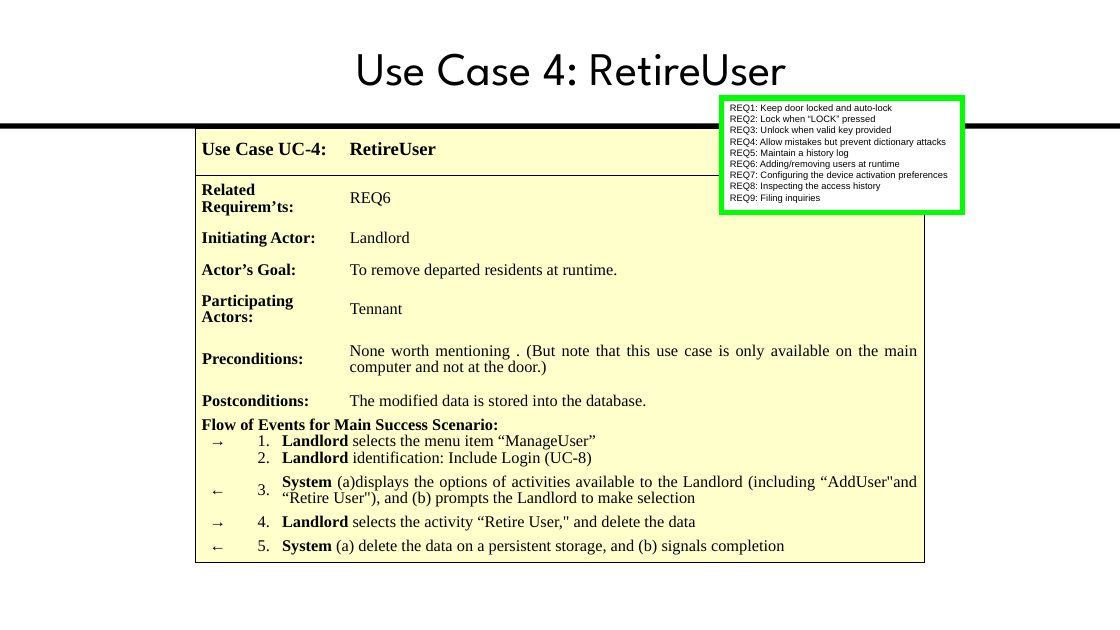
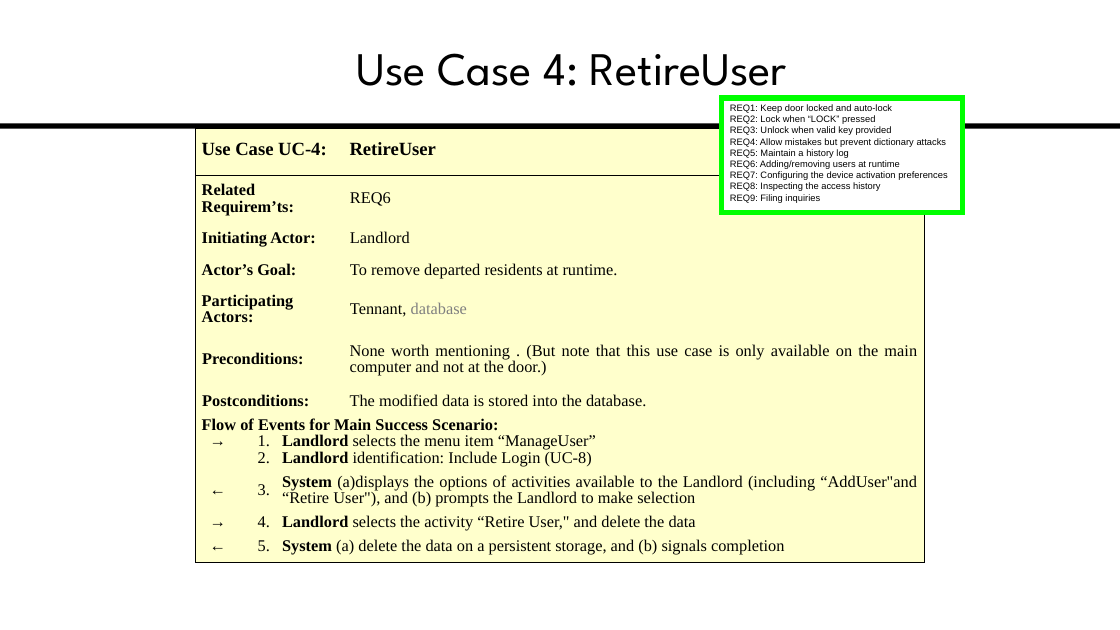
Before and after one commit to SE-YongjunYang/se_course_project_1, a slide deck: slide 4 of assignment_1.pptx. Drawn at 1120x630 pixels with LibreOffice and Linux fonts; fonts in the diff are those of the drawing. Boxes give left, top, right and bottom in pixels: in the first picture for what was removed or moved away, otherwise in the second. Text is boxed around its words. In the diff, an @@ line names an element or a change of style, - is before the commit and + after.

```diff
--- a/assignment_1.pptx
+++ b/assignment_1.pptx
@@ table at (196, 129, 924, 563) @@
-row 5, column 4: Tennant
+row 5, column 4: Tennant, database
```
Also in this commit, not shown: 1 other file.
